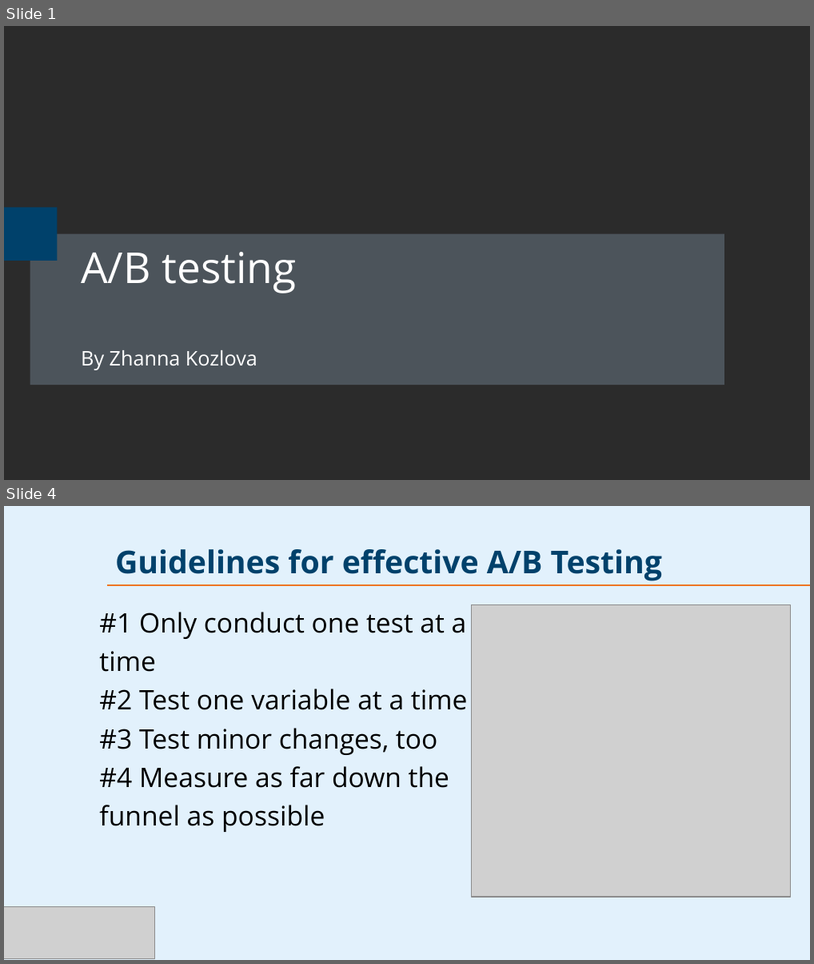
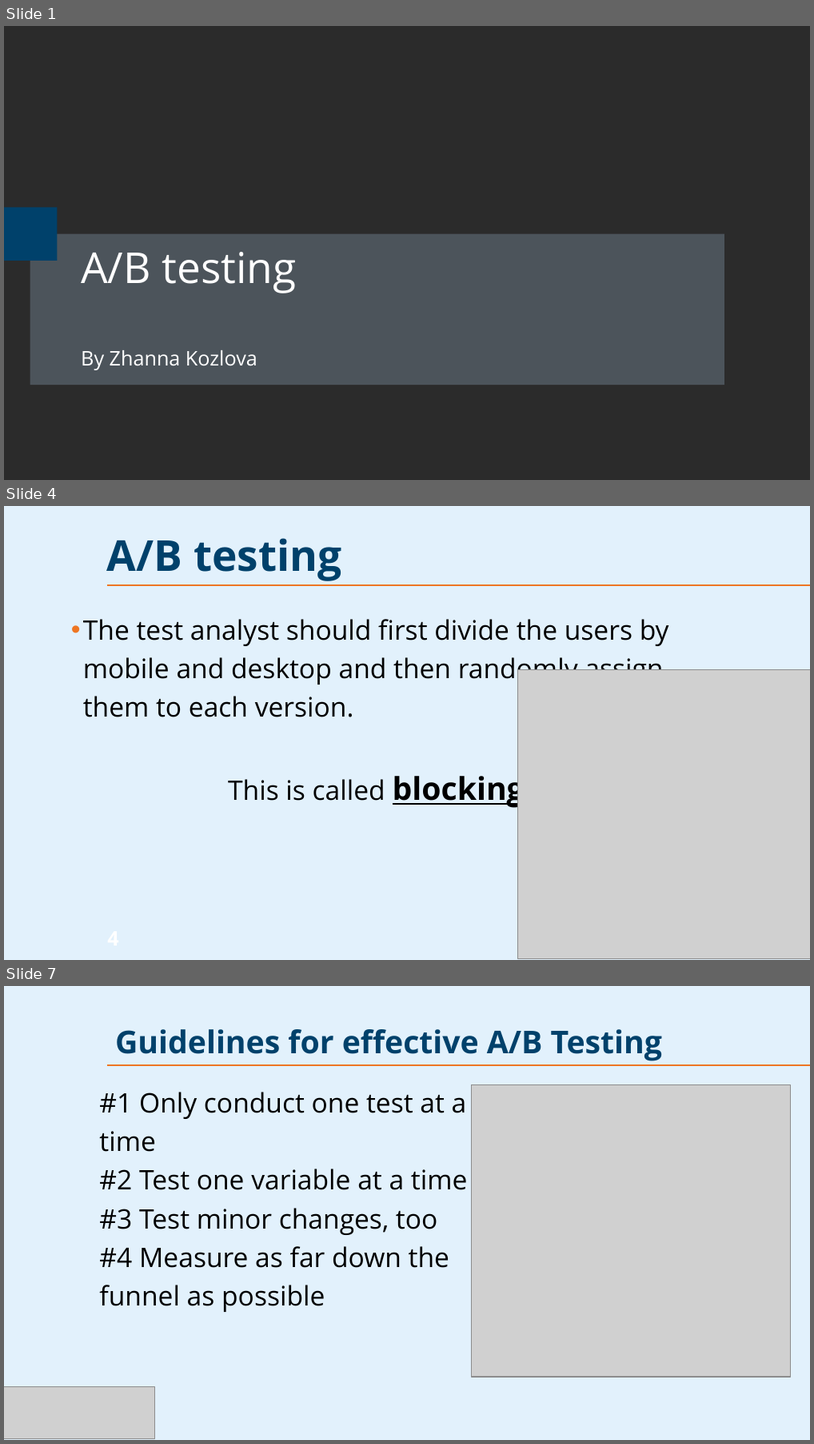
Before and after one commit to PsDragon/ADSAI_FOR_SECOND_YEARS, a slide deck: docs/Study Content/Human-Centered Artificial Intelligence/Assets/AB-Testing.pptx. Shown one above the other, each under a label of ours: slides 1 and 4 before the commit, slides 1, 4 and 7 after it; the slides between them are not shown. The pictures are 814x964 and 814x1444 pixels, drawn with LibreOffice and Linux fonts; fonts in the diff are those of the drawing; grey boxes stand for pictures; background and template pictures are left out; a plain dark background stands for a picture behind light text. Boxes give left, top, right and bottom in pixels: in the first picture for what was removed or moved away, otherwise in the second. Text is boxed around its words. In the diff, an @@ line names an element or a change of style, - is before the commit and + after.

```diff
--- a/docs/Study Content/Human-Centered Artificial Intelligence/Assets/AB-Testing.pptx
+++ b/docs/Study Content/Human-Centered Artificial Intelligence/Assets/AB-Testing.pptx
@@ slide 4 added at box(4, 506, 810, 960), background picture (left out); not listed: 1 template element that a slide beside it also shows @@
@@ title added at box(107, 538, 342, 581), 38 pt, text #00416B, bold @@
+A/B testing
@@ text added at box(83, 619, 670, 808), 24 pt, text #000000 @@
+• The test analyst should first divide the users by mobile and desktop and then randomly assign them to each version.
+This is called blocking.
@@ picture added at box(518, 670, 810, 957) @@
@@ page number added at box(100, 921, 193, 945), 18 pt, text #FFFFFF, bold @@
+4
@@ what was slide 4 is now slide 7 @@
```
Also in this commit, not shown: 3 slides changed, 10 other slides added.
